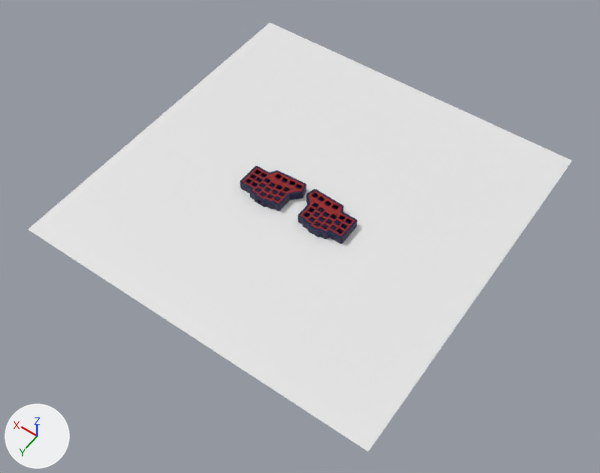
Renders of the Blender file hardware/split 44 keyboard.blend from each side of a commit.
Rendered twice from a camera (50 mm lens) standing at (-795.0, 1153.0, 1614.0) and looking at (-34.0, 88.0, -60.0). Every picture has the same lights, and +X, +Y and +Z are marked at lower left.

Before the edit, the objects in view are built like this:
```python
me_casel_v87 = bpy.data.meshes.new('caseL v87')
me_casel_v87.from_pydata(...)  # 1091 vertices, 2178 faces; spans x -8.0..145.0, y -7.0..102.0, z -20.0..3.0
me_casel_v87.materials.append(mat_case_l)
me_caser_v87 = bpy.data.meshes.new('caseR v87')
me_caser_v87.from_pydata(...)  # 1373 vertices, 2746 faces; spans x 156.0..308.0, y -7.0..102.0, z -20.0..3.0
me_caser_v87.materials.append(mat_case_r)
me_plane = bpy.data.meshes.new('Plane')
me_plane.from_pydata([(-1.0, -1.0, 0.0), (1.0, -1.0, 0.0), (-1.0, 1.0, 0.0), (1.0, 1.0, 0.0)], [], [(0, 1, 3, 2)])
me_plater_v87 = bpy.data.meshes.new('plateR v87')
me_plater_v87.from_pydata(...)  # 976 vertices, 2056 faces; spans x 161.3..302.4, y -1.2..96.3, z 0.0..3.0
me_plater_v87.materials.append(mat_plate_r)
ob_casel_v87 = bpy.data.objects.new('caseL v87', me_casel_v87)
ob_casel_v87.location = (-151.0, 0.0, 20.0)
ob_caser_v87 = bpy.data.objects.new('caseR v87', me_caser_v87)
ob_caser_v87.location = (-151.0, 0.0, 20.0)
ob_plane = bpy.data.objects.new('Plane', me_plane)
ob_plane.location = (0.0, 0.0, 0.0)
ob_plane.scale = (500.0, 500.0, 500.0)
ob_plater_v87 = bpy.data.objects.new('plateR v87', me_plater_v87)
ob_plater_v87.location = (-151.0, 0.0, 20.0)
# also in view: 'plateL v87' at (-82.0, 48.0, 22.0)
```
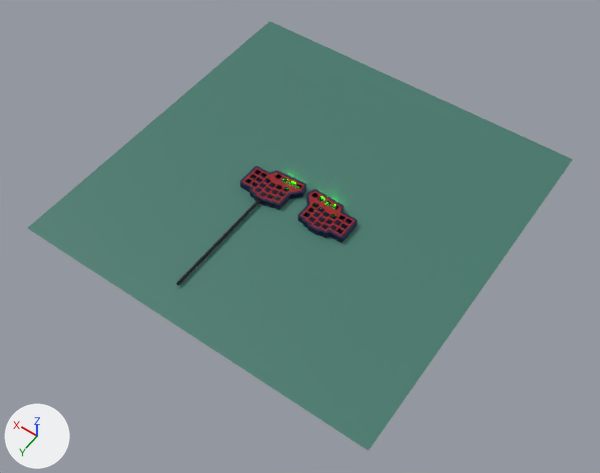
The newer file is also turned or shifted as a whole; pictures and numbers use the older file's frame.

Boxes [x1, y1, x2, y2] around the edits, measured in the pictures (600 x 473 px):
'Plane', recoloured, moved
    before: [28, 23, 572, 451]
    after: [28, 21, 573, 451]
'caseL v87', deleted
    before: [298, 189, 357, 244]
'caseR v87', deleted
    before: [240, 166, 307, 211]
'caseL v125', added
    after: [298, 189, 357, 243]
'caseR v125', added
    after: [240, 166, 307, 210]
'Cylinder', added
    after: [176, 199, 262, 285]

What the commit changed:
Material 'floor' (mat_floor) is new.
Its base color is (0.0568, 0.19, 0.15) (dark cyan #43796c).
Material 'Material' (mat_material) is new.
Its base color is (0.0314, 0.0314, 0.0314) (black #323232).
Its metallic is 0.318.
Its roughness is 1.0.
Its specular ior level is 0.0.
Its specular tint is (0.34, 0.34, 0.34) (grey #9e9e9e).
me_plane has 4 vertices, 1 face and spans x -1.0..1.0, y -1.0..1.0, z 0.0.
me_plane now uses material mat_floor (dark cyan #43796c).
Mesh me_cylinder is new.
It has 1376 vertices, 1346 faces and spans x -1.64..1.64, y -1.0..1.0, z -1.0..1.0.
It uses material mat_material (black #323232).
Mesh me_casel_v125 is new.
It has 1111 vertices, 2226 faces and spans x -8.0..145.0, y -7.0..102.0, z -15.0..3.0.
It uses material mat_case_l.
Mesh me_caser_v125 is new.
It has 1395 vertices, 2798 faces and spans x 156.0..308.0, y -7.0..102.0, z -15.0..3.0.
It uses material mat_case_r.
Object 'Plane' (ob_plane) moves from (0.0, 0.0, 0.0) to (0.0, 0.0, 5.0).
Object 'caseL v87' (ob_casel_v87) is deleted.
Object 'caseR v87' (ob_caser_v87) is deleted.
Object 'Cylinder' (ob_cylinder) is new; it shows me_cylinder.
Its location is (82.0, 256.0, 14.0).
Its rotation in degrees is (90, 0, 0).
Its scale is (4.0, 4.0, 160.0).
Object 'caseL v125' (ob_casel_v125) is new; it shows me_casel_v125.
Its location is (-151.0, 0.0, 20.0).
Object 'caseR v125' (ob_caser_v125) is new; it shows me_caser_v125.
Its location is (-151.0, 0.0, 20.0).
